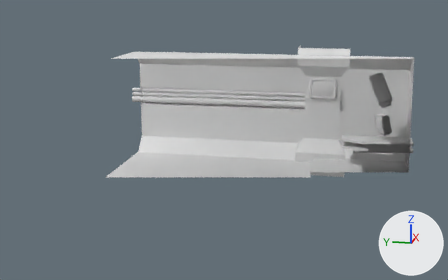
Two versions of the FBX model obj/holoProjFreeSpin.fbx, one commit apart.
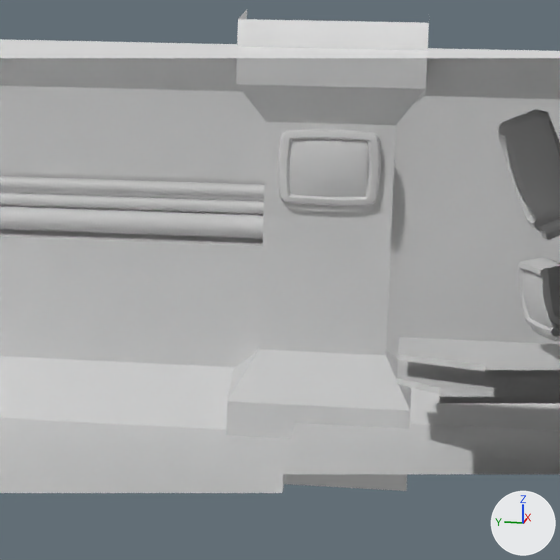
Each version appears first whole from a 50 mm camera at (-5.11, -0.273, 1.278) aimed at (0.748, 0.898, -0.187), and next in a close-up on the part from 52% to 86% of the width and 15% to 70% of the height. Arrows for +X, +Y and +Z are at lower right; the lights stay in place. Everything nearer to the camera than a plane just in front of the edit is cut away. Where no turn or scale is listed for an object, it has been applied to the vertices.

Objects in the first close-up: 'ceiling', 'column', 'diagonal', 'display', 'display5', 'floor', 'monitor', 'monitor4', 'monitor5', 'side_walls', 'table', 'tubes'.
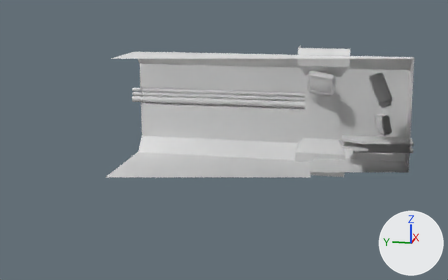
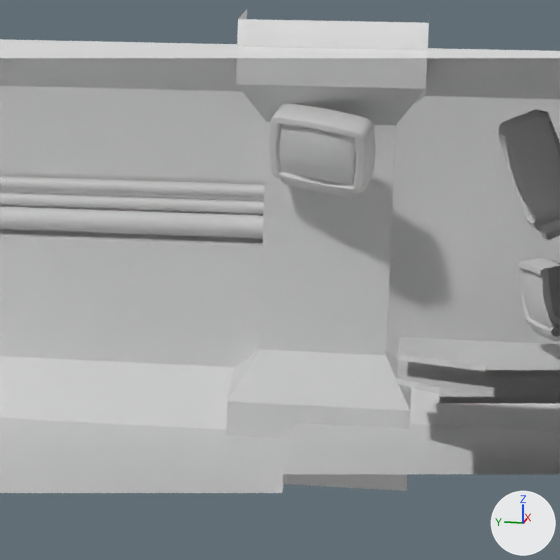
Boxes (x1, y1, x2, y2) around the edits, measured in the close-ups (560 x 560 px):
'monitor5', moved, turned: before (278, 129, 381, 212); after (269, 103, 376, 197)
'display5', moved, turned: before (290, 139, 369, 197); after (279, 124, 355, 186)

The edits, one by one:
Object 'monitor5' (ob_monitor5) moves from (2.135, 0.0, 0.191) to (1.962, 0.0, 0.292).
Object 'monitor5' (ob_monitor5) turns from (90, 0, -90) to (113, 6.8, -106) degrees about x, y and z.
